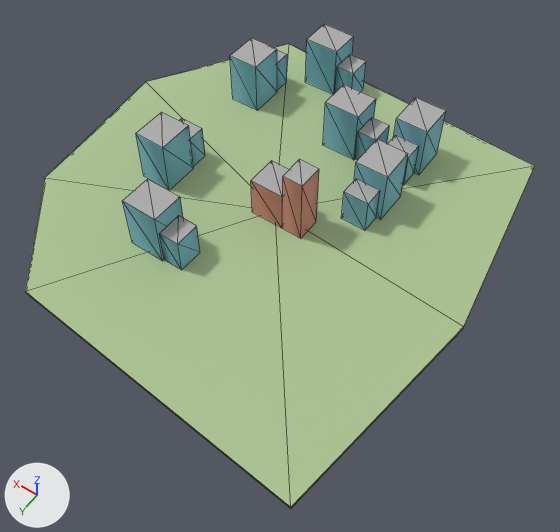
An edit to the glTF model godot_project/remake/sky/islands/SKY-067.lod2.glb, drawn before and after from the same camera.
Rendered twice from a camera (50 mm lens) standing at (-142.0, 195.0, 266.0) and looking at (-11.0, 12.0, -21.0). Every picture has the same lights, and +X, +Y and +Z are marked at lower left. The first picture is the older version. Mesh edges are drawn as thin lines.

In view in the first picture: 'buildings', 'deck', 'rock'.
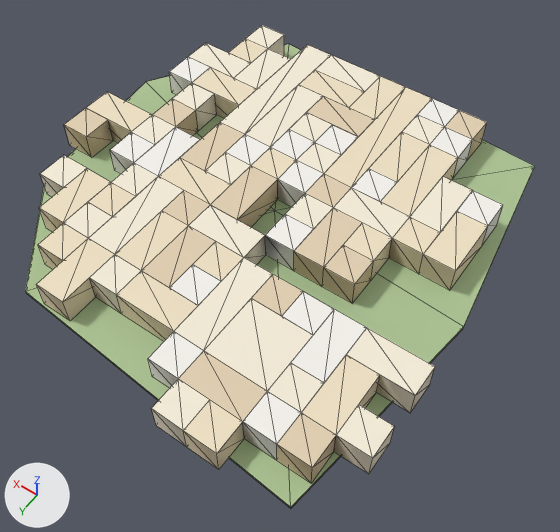
What differs and where, as boxes [x1, y1, x2, y2] in the pictures (560 x 532 px):
'warren_hull', added
    after: [36, 25, 503, 483]
'buildings', deleted
    before: [122, 24, 446, 270]
'deck', unchanged, covered by the edit
    both: [25, 44, 535, 507]

Diff of the bpy script that builds the scene:
```diff
--- a/godot_project/remake/sky/islands/SKY-067.lod2.glb.py
+++ b/godot_project/remake/sky/islands/SKY-067.lod2.glb.py
@@ me_warren_hull @@
+me_warren_hull.from_pydata(...)  # 304 vertices, 800 faces; spans x -102.0..108.0, y -96.0..114.0, z 0.0..13.0
+me_warren_hull.materials.append(mat_sky_lod_bldg)
@@ ob_buildings @@
-ob_buildings = bpy.data.objects.new('buildings', me_buildings)
-ob_buildings.location = (0.0, 0.0, 0.0)
@@ ob_warren_hull @@
+ob_warren_hull = bpy.data.objects.new('warren_hull', me_warren_hull)
+ob_warren_hull.location = (0.0, 0.0, 0.0)
```
